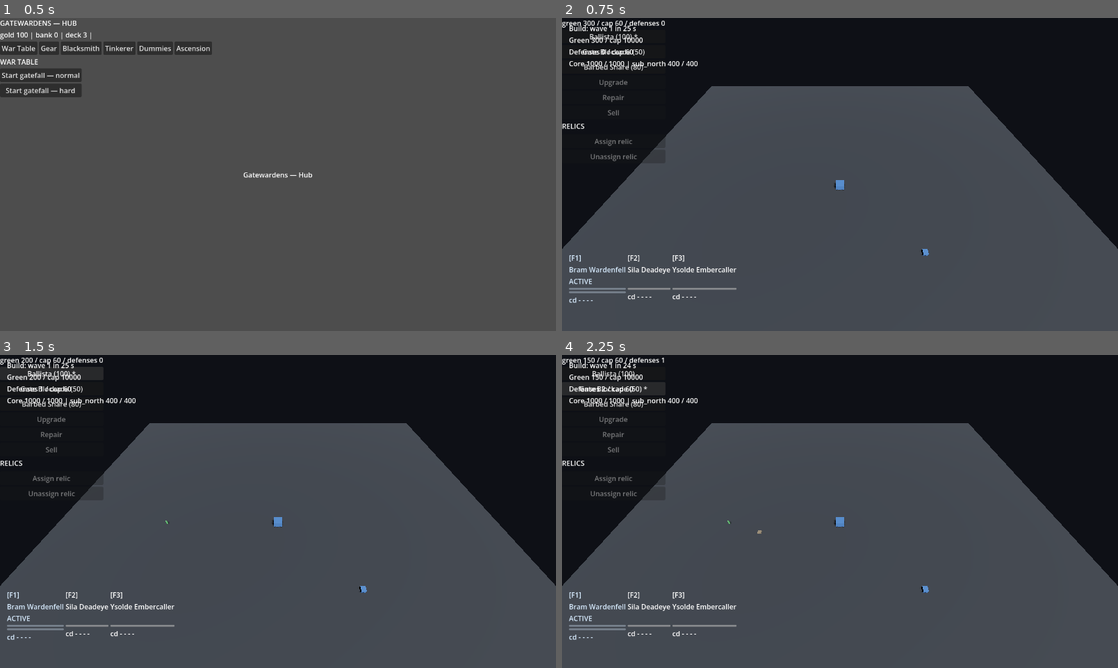
Above: before the commit, frames 1-4 (two rows, left to right).
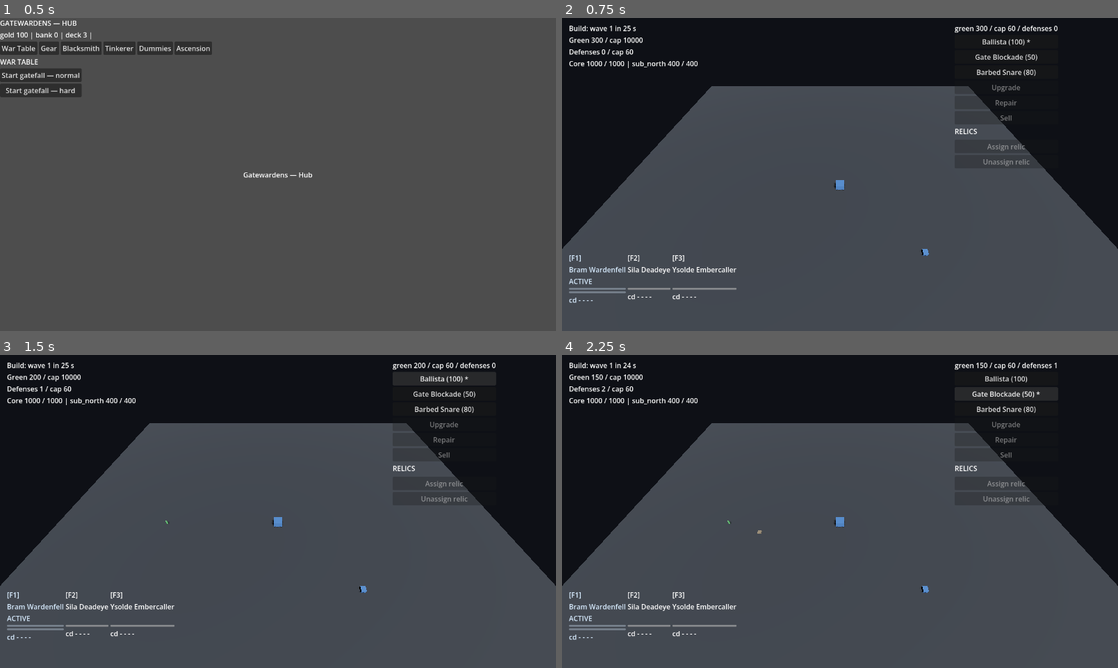
Above: after the commit, the same moments.

Repository: bryn1/gatewardens
Game: Godot game, scene res://Main.tscn
Same seed, same stepped clock (60 frames per second), same inputs: the game is played once before the commit and once after it.
Inputs:
- Up to frame 1 (0.5 s): no input
- Up to frame 2 (0.75 s): click "Start gatefall — normal" at 0.5 s
- Up to frame 3 (1.5 s): click "Ballista (100) *" at 1.25 s
- Up to frame 4 (2.25 s): click "Gate Blockade (50)" at 2 s

Frame 1 is identical in both runs. In frame 2, 1.5% of the frame differs, in the area x 0-90%, y 0-48%; in frame 3, 2.7%; in frame 4, 2.7%.

Commit message:
W17b: HUD click-through fix (MC 11274.1.29 / card 11386)
Build phase was UNCLICKABLE served: every panel-region click placed
nothing. Mechanism (VERIFIED headless): the CODE-BUILT HUD display
controls kept engine defaults (hero-slot VBoxContainers PASS, their
ProgressBars STOP) and any Control on the top CanvasLayer that answers
a click swallows the panel beneath; the panel also mounted UNPOSITIONED
at the origin under the TopLeft block. The $Root suspect was falsified:
hud.tscn containers were IGNORE since W10.

- hud.gd: setup() ends with ONE _ignore_mouse(self) pass (enums only,
  I2 clean) - every Control under $Root IGNORE; HUD owns 0 Buttons by
  the pinned read-only row, so IGNORE cannot swallow an interactive
  control (probe asserts controls==ignore==33, buttons==0).
- mission.gd: the pinned mount sets panel.position=(904,12) - right
  column clears TopLeft (ends x=520) and BossBar (x=900); all 8 buttons
  on-screen and disjoint from every HUD rect at 1280x720.
- mission.tscn: ext_resource uid attributes RESYNCED to the .uid
  sidecars; the stale pair uid://dki88udyr8g1w / uid://n3w0umenqbws
  was baked into the EXPORTED mission.scn by a stale editor cache and
  logged Unrecognized-UID ERRORs served. Re-export: 0 suspect ids in
  scn+pck; all 8 exported ext uid pairs sidecar-consistent.
- tests/test_mission_clicks.py (NEW, 8 legs, hub-layout idiom): engine
  probe boots the real mission at the served 1280x720 (root.size,
  E8), FILTER/GEOMETRY read-back, PICK via root.push_input (the
  Viewport's own browser-input pipeline): each button center picks
  ITSELF, 3/3 class clicks plant defenses (state, not just signal);
  planted stop_root REDs two legs; source-truth + planted-reds for the
  IGNORE pass, mount position, and tscn-uid==sidecar gates.

200 pytest green (192+8); check_hygiene 0 hits; LEDGER W17b row +
E7/E8 engine facts (headless picking, -s window sizing).

Diff:
--- a/godot/scripts/hud.gd
+++ b/godot/scripts/hud.gd
@@ -39,6 +39,12 @@
 #   refresh() directly — the panel.refresh() precedent. _ready stays a
 #   router-safe no-op (mission.gd E5 idiom: add_child fires _ready
 #   BEFORE setup injection).
+# - Mouse (W17b, MC 11274.1.29 / card 11386): setup() ends with ONE
+#   _ignore_mouse(self) pass — every Control under $Root IGNORE so the
+#   read-only overlay can never swallow a click aimed at the defense
+#   panel beneath it (P1: the code-built hero slots default PASS /
+#   ProgressBars default STOP, VERIFIED headless; the hud.tscn rows were
+#   IGNORE since W10, which is why the bug hid in the CODE-built nodes).
 
 const SIM_WAVE := preload("res://sim/sim_wave.gd")
 
@@ -90,6 +96,16 @@
 	toast_label = Label.new()              # W11 loot toast (the shipped
 	toast_label.name = "ToastLabel"        # hook pattern: code-built node)
 	$Root/TopLeft.add_child(toast_label)
+	# W17b (MC 11274.1.29 / card 11386): the overlay is PURE DISPLAY, so
+	# EVERY Control under $Root takes MOUSE_FILTER_IGNORE. Engine defaults
+	# are NOT display-safe (VERIFIED headless this card): the code-built
+	# hero slots default to PASS and their ProgressBars to STOP, and any
+	# Control on this CanvasLayer that answers a click swallows the build
+	# panel beneath it (the P1). mouse_filter is an input-presentation
+	# property, not mission state (I4 untouched). The pinned read-only
+	# row means no HUD button exists by contract; a future interactive
+	# control must opt back IN by setting its own filter after setup().
+	_ignore_mouse(self)
 	refresh()
 
 
@@ -259,3 +275,13 @@
 	for cd: Variant in hs["cooldowns"]:
 		pips.append("-" if float(cd) <= 0.0 else "%.1fs" % float(cd))
 	return "cd " + " ".join(pips)
+
+
+# W17b (MC 11274.1.29 / card 11386): one recursive pass setting the whole
+# display overlay to IGNORE (see the setup() call site for the reason).
+# Enums are referenced as Control.MOUSE_FILTER_* — never a literal (I2).
+func _ignore_mouse(n: Node) -> void:
+	if n is Control:
+		(n as Control).mouse_filter = Control.MOUSE_FILTER_IGNORE
+	for c: Node in n.get_children():
+		_ignore_mouse(c)
--- a/godot/scripts/mission.gd
+++ b/godot/scripts/mission.gd
@@ -173,13 +173,13 @@
 	# mounts HERE — the same declared-hook idiom as the HUD above (E5-safe:
 	# everything builds in setup() after injection). This is the row's own
 	# wiring note ("the scene mount (mission adds this Control) is that
-	# row's wiring"); until now the panel existed only inside the smoke
-	# harness, so placement was UNREACHABLE in the served game. It is pure
-	# UI over mission/defense_obj state (row); step (5) relays its codes.
+	# row's wiring"); until now smoke-only, so placement was UNREACHABLE in
+	# the served game. Pure UI over mission/defense_obj; step (5) relays.
 	var panel := DEF_PANEL.new()
 	panel.name = "DefensePanel"
-	add_child(panel)
-	panel.setup(self)
+	panel.position = Vector2(904, 12)  # W17b card 11386: right column,
+	add_child(panel)                   # clear of EVERY HUD rect at
+	panel.setup(self)                  # 1280x720 (test_mission_clicks)
 
 func step(delta: float) -> void:
 	if outcome != null:
Not shown: 1 places in godot/scenes/mission.tscn that only renumber resources
Not shown, changed: LEDGER.md
Not shown, added: tests/test_mission_clicks.py
